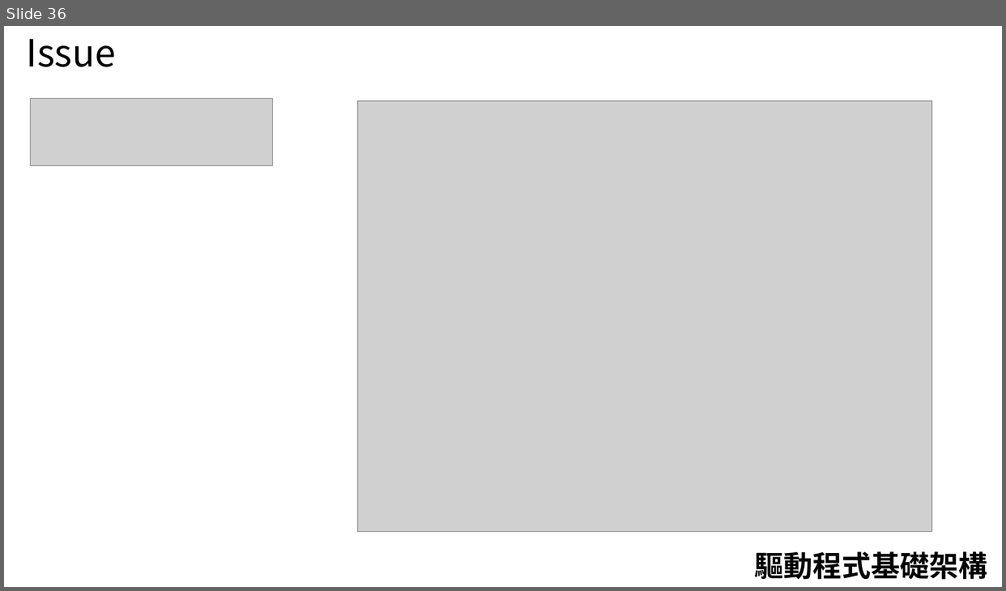
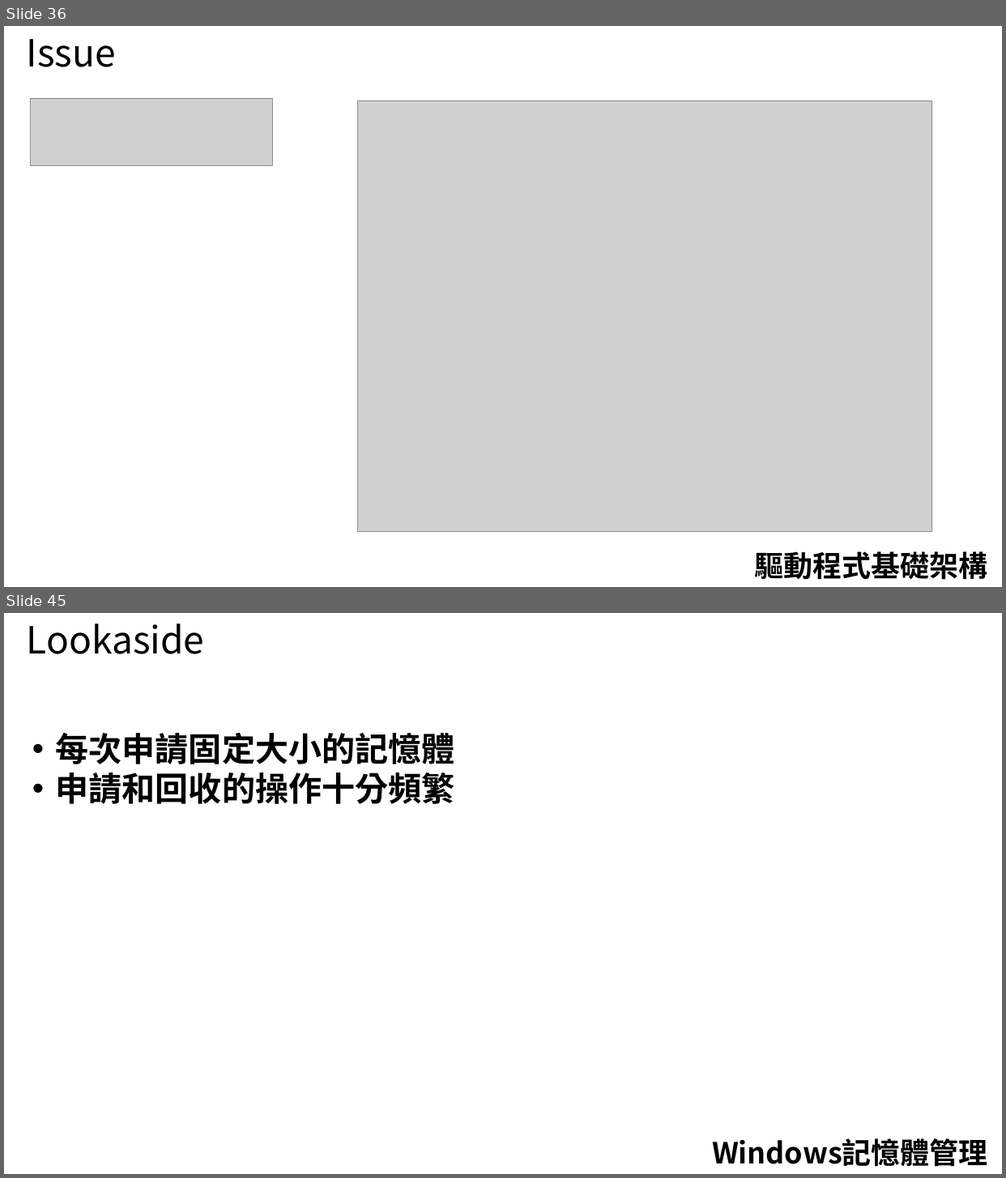
Before and after one commit to 1anhuang/Tutorial, a slide deck: WindowsDriver/Driver(Windows).pptx. Shown one above the other, each under a label of ours: slide 36 before the commit, slides 36 and 45 after it; the slides between them are not shown. The pictures are 1006x591 and 1006x1178 pixels, drawn with LibreOffice and Linux fonts; fonts in the diff are those of the drawing; grey boxes stand for pictures. Boxes give left, top, right and bottom in pixels: in the first picture for what was removed or moved away, otherwise in the second. Text is boxed around its words. In the diff, an @@ line names an element or a change of style, - is before the commit and + after.

```diff
--- a/WindowsDriver/Driver(Windows).pptx
+++ b/WindowsDriver/Driver(Windows).pptx
@@ slide 45 added at (4, 613, 1002, 1174), background #FFFFFF @@
@@ text added at (27, 624, 205, 654), 36 pt, text #000000 @@
+Lookaside
@@ text added at (56, 732, 455, 804), 32 pt, text #000000, bold @@
+• 每次申請固定大小的記憶體
+• 申請和回收的操作十分頻繁
@@ text added at (712, 1139, 987, 1167), 28 pt, text #000000, bold @@
+Windows記憶體管理
```
Also in this commit, not shown: 1 slide changed, 10 other slides added.
